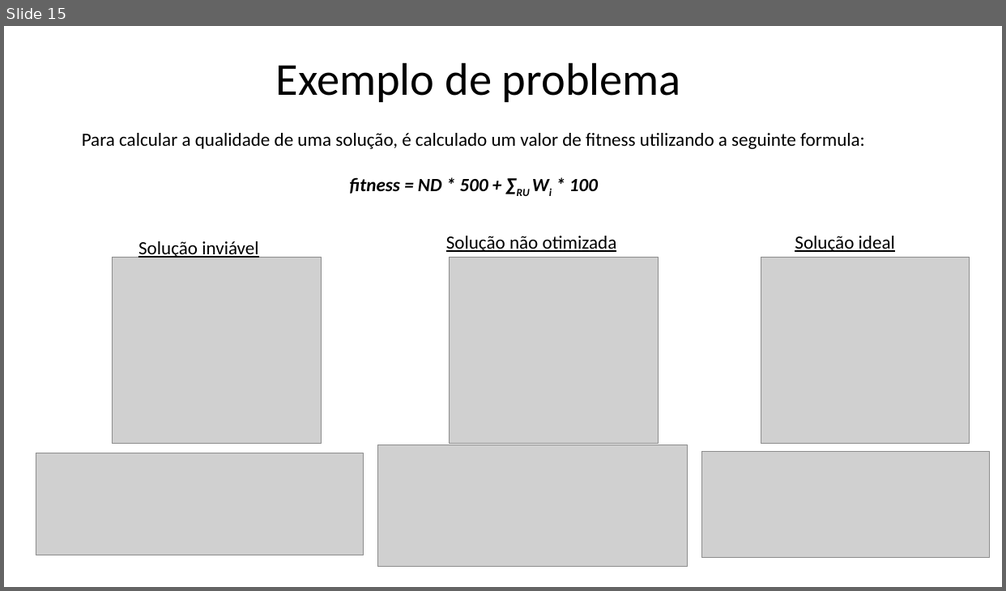
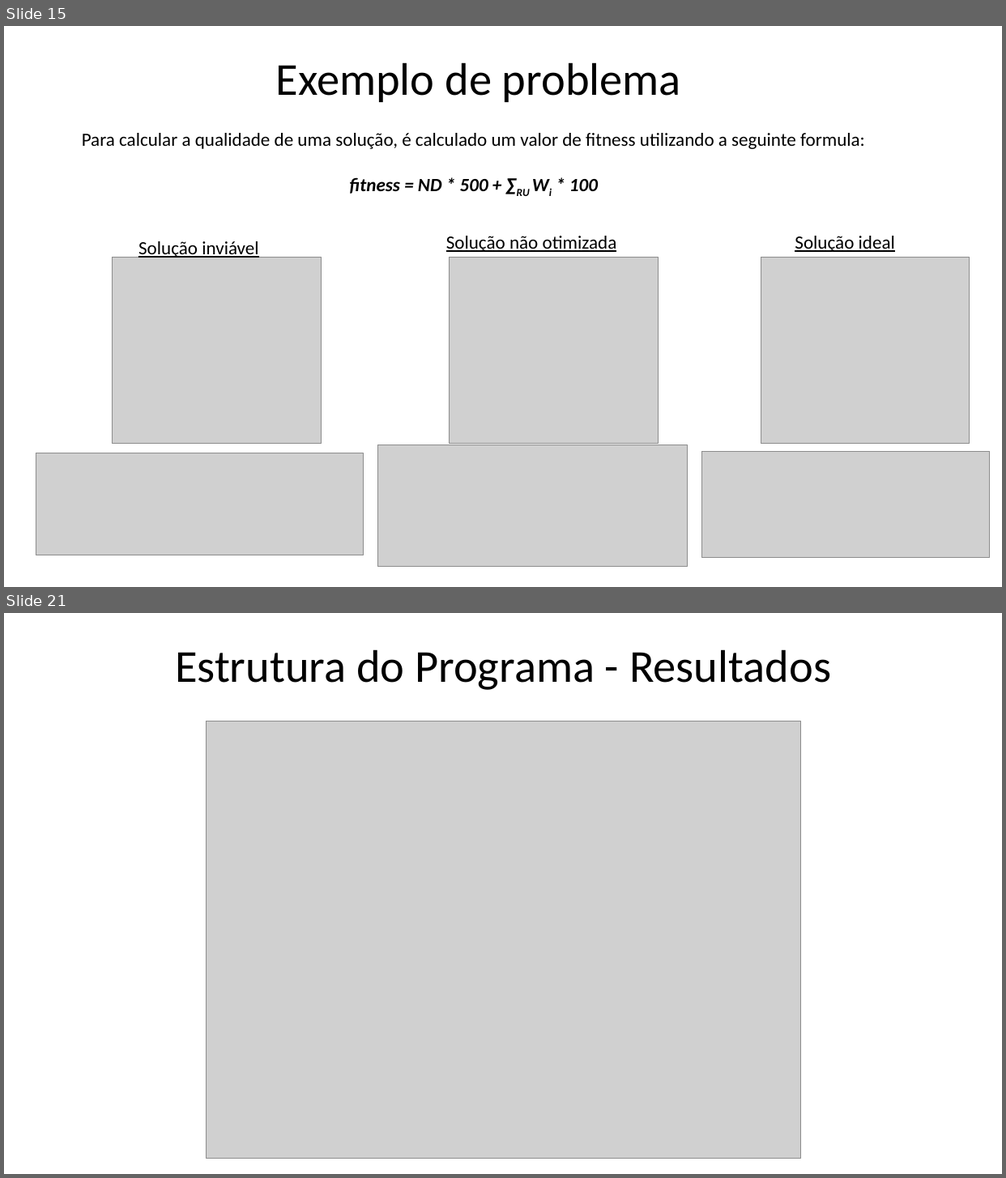
Before and after one commit to xQsme/RLP_Qt, a slide deck: powerpoint_defesa.pptx. Shown one above the other, each under a label of ours: slide 15 before the commit, slides 15 and 21 after it; the slides between them are not shown. The pictures are 1006x591 and 1006x1178 pixels, drawn with LibreOffice and Linux fonts; fonts in the diff are those of the drawing; grey boxes stand for pictures. Boxes give left, top, right and bottom in pixels: in the first picture for what was removed or moved away, otherwise in the second. Text is boxed around its words. In the diff, an @@ line names an element or a change of style, - is before the commit and + after.

```diff
--- a/powerpoint_defesa.pptx
+++ b/powerpoint_defesa.pptx
@@ slide 21 added at (4,613,1002,1174), background #FFFFFF @@
@@ title added at (175,649,831,690), 44 pt, text #000000 @@
+Estrutura do Programa - Resultados
@@ picture added at (206,722,800,1159) @@
```
Also in this commit, not shown: 1 slide changed, 4 other slides added, 1 slide removed.
